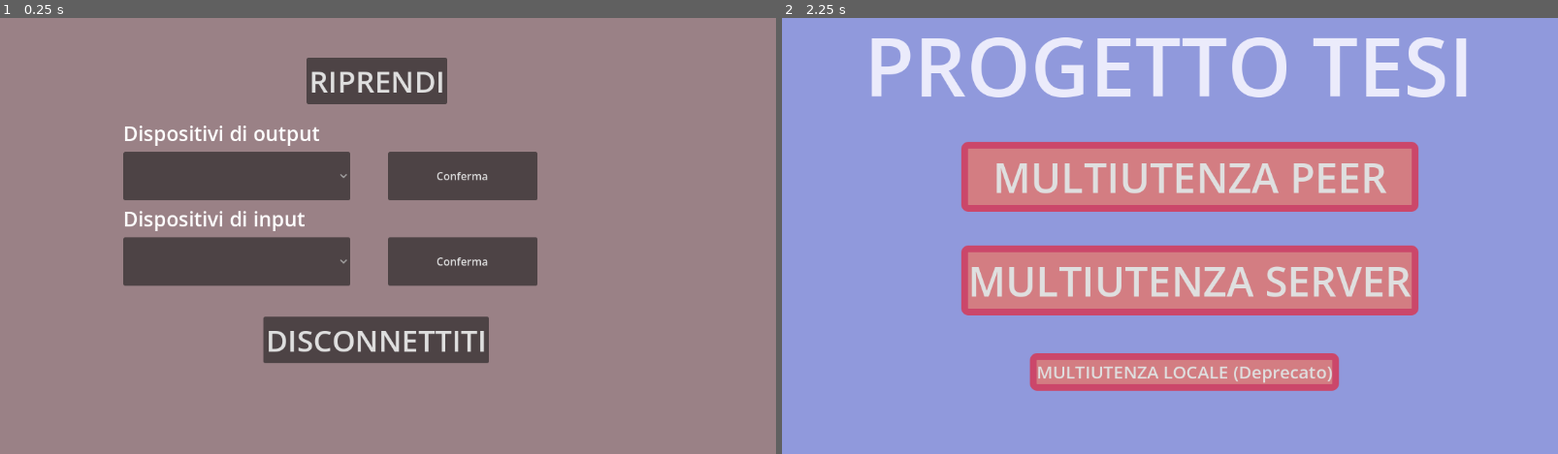
Above: before the commit, frames 1-2 (left to right).
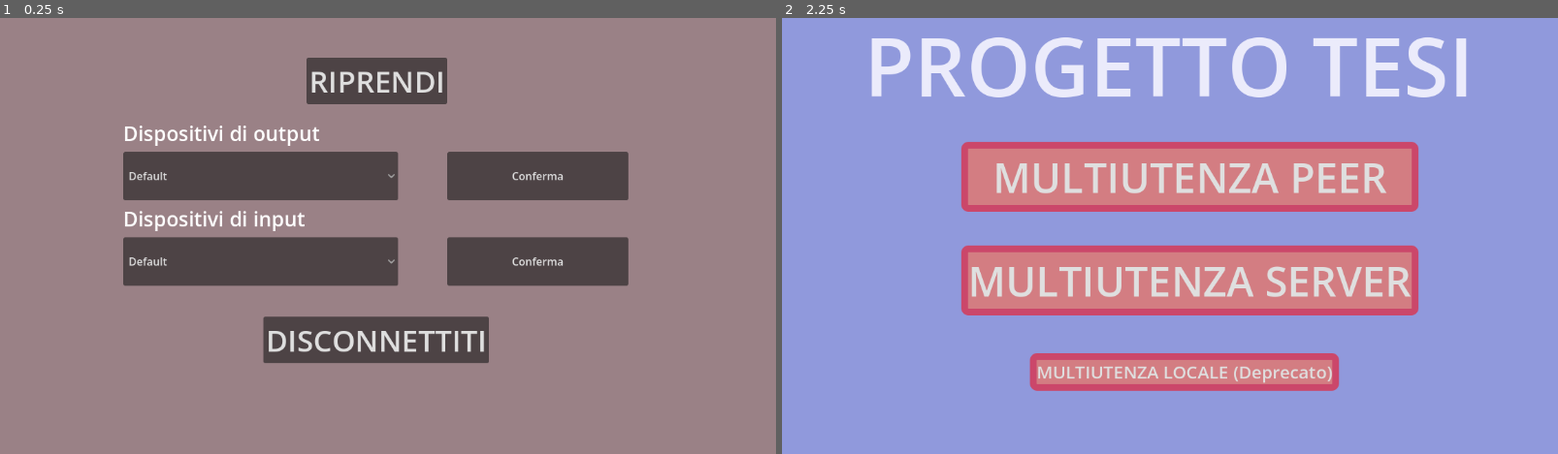
Above: after the commit, the same moments.

Repository: LoreB81/Thesis_VirtualConcert
Game: Godot game, scene res://Menus/pause_menu.tscn
Same seed, same stepped clock (60 frames per second), same inputs: the game is played once before the commit and once after it. This scene is started directly instead of the project's main scene.
Inputs:
- Up to frame 1 (0.25 s): no input
- Up to frame 2 (2.25 s): click "Conferma" at 0.5 s; click "Conferma" at 1.25 s; click "DISCONNETTITI" at 2 s

The runs differ from the first frame. In frame 1, 5.5% of the frame differs, in the area x 16-81%, y 30-62%; in frame 2, nothing differs.

Commit message:
Aggiunto cambio di fonti d'audio

Diff:
--- a/Menus/pause_menu.tscn
+++ b/Menus/pause_menu.tscn
@@ -57,17 +57,18 @@
 anchor_bottom = 0.418
 offset_left = -0.16801453
 offset_top = 0.06399536
-offset_right = 1.5999756
+offset_right = 72.599976
 offset_bottom = 0.13598633
+fit_to_longest_item = false
 
 [node name="btn_ConfirmOut" type="Button" parent="ColorRect/OutputSelect" unique_id=154179759]
 layout_mode = 1
 anchors_preset = -1
-anchor_left = 1.166
-anchor_right = 1.825
+anchor_left = 1.179
+anchor_right = 1.838
 anchor_bottom = 1.0
-offset_left = 0.0579834
-offset_right = -0.025024414
+offset_left = -0.03201294
+offset_right = -0.11505127
 text = "Conferma"
 
 [node name="Label" type="Label" parent="ColorRect/OutputSelect" unique_id=572395098]
@@ -86,17 +87,18 @@
 anchor_bottom = 0.418
 offset_left = -0.16801453
 offset_top = 127.063995
-offset_right = 1.5999756
+offset_right = 72.599976
 offset_bottom = 127.13599
+fit_to_longest_item = false
 
 [node name="btn_ConfirmIn" type="Button" parent="ColorRect/InputSelect" unique_id=673600149]
 layout_mode = 1
 anchors_preset = -1
-anchor_left = 1.166
-anchor_right = 1.825
+anchor_left = 1.179
+anchor_right = 1.838
 anchor_bottom = 1.0
-offset_left = 0.0579834
-offset_right = -0.025024414
+offset_left = -0.03201294
+offset_right = -0.11505127
 text = "Conferma"
 
 [node name="Label" type="Label" parent="ColorRect/InputSelect" unique_id=595999413]
@@ -108,3 +110,5 @@
 
 [connection signal="pressed" from="ColorRect/btn_exit" to="." method="_on_btn_exit_pressed"]
 [connection signal="pressed" from="ColorRect/btn_riprendi" to="." method="_on_btn_riprendi_pressed"]
+[connection signal="pressed" from="ColorRect/OutputSelect/btn_ConfirmOut" to="." method="_on_btn_confirm_out_pressed"]
+[connection signal="pressed" from="ColorRect/InputSelect/btn_ConfirmIn" to="." method="_on_btn_confirm_in_pressed"]
--- /dev/null
+++ b/Scripts/Impostazioni.gd
@@ -0,0 +1,4 @@
+extends Node
+
+var output_selected = 0
+var input_selected = 0
--- a/Scripts/pause_menu.gd
+++ b/Scripts/pause_menu.gd
@@ -1,9 +1,23 @@
 extends Control
+
+@onready var outs: OptionButton = $ColorRect/OutputSelect
+@onready var ins: OptionButton = $ColorRect/InputSelect
+var input_devices: PackedStringArray
+var output_devices: PackedStringArray
+
 
 signal finished
 
 func _ready() -> void:
 	Input.mouse_mode = Input.MOUSE_MODE_VISIBLE
+	input_devices = AudioServer.get_input_device_list()
+	output_devices = AudioServer.get_output_device_list()
+	for x in input_devices:
+		ins.add_item(x)
+	for x in output_devices:
+		outs.add_item(x)
+	ins.selected = Impostazioni.input_selected
+	outs.selected = Impostazioni.output_selected
 
 func _on_btn_exit_pressed() -> void:
 	multiplayer.multiplayer_peer.close()
@@ -17,3 +31,12 @@
 func pause_stop():
 	finished.emit()
 	self.queue_free()
+
+
+func _on_btn_confirm_out_pressed() -> void:
+	Impostazioni.output_selected = outs.get_selected_id()
+	AudioServer.output_device = output_devices[outs.get_selected_id()]
+
+func _on_btn_confirm_in_pressed() -> void:
+	Impostazioni.input_selected = ins.get_selected_id()
+	AudioServer.input_device = input_devices[ins.get_selected_id()]
--- a/project.godot
+++ b/project.godot
@@ -32,6 +32,7 @@
 
 InfoPartita="*uid://1ksqh7inslso"
 OnlineLobby="*uid://lxd8k0q36mmf"
+Impostazioni="*uid://do85xpb4a0s0b"
 
 [display]
 
Not shown, added: Scripts/Impostazioni.gd.uid
